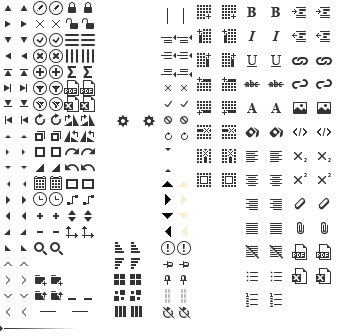
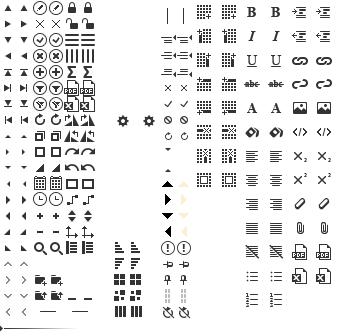
Layer changes from the first 340×336 image to the second:
added layer "sidebar-toggle hover" above "sidebar-toggle" over <box>82,241,93,254</box>
added layer "sidebar-toggle" above "dimension hover" over <box>66,241,77,254</box>
